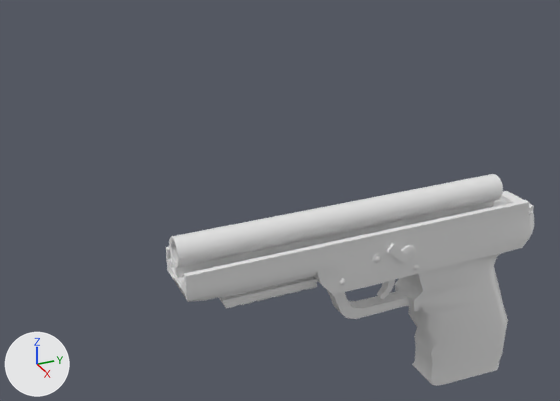
Renders of the FBX model Assets/6v6Shooter/Meshes/Weapons/Secondary Weapons/PS/[Pistol] FN Five - Eight/[Pistol] FN Five - Eight.fbx from each side of a commit.
Both versions are drawn from a camera (50 mm lens) standing at (0.407, -0.266, 0.276) and looking at (-0.021, -0.074, 0.062). The axes (+X, +Y, +Z) are drawn at lower left. The lights are the same throughout. Vertices at the same position are counted once.

The older version as bpy lines, for what is in view:
```python
me_base___fn_five___eight = bpy.data.meshes.new('Base - FN Five - Eight')
me_base___fn_five___eight.from_pydata(...)  # 1220 vertices, 1215 faces; spans x -4.01..5.29, y -3.54..2.1, z -0.79..0.75
me_base___fn_five___eight.materials.append(mat_m_scar)  # its picture is missing
ob_base___fn_five___eight = bpy.data.objects.new('Base - FN Five - Eight', me_base___fn_five___eight)
ob_base___fn_five___eight.location = (0.0, 0.0, 0.0)
ob_base___fn_five___eight.rotation_euler = (1.571, 0.0, -1.571)  # degrees (90, 0, -90)
ob_base___fn_five___eight.scale = (0.0291, 0.0291, 0.0291)
```
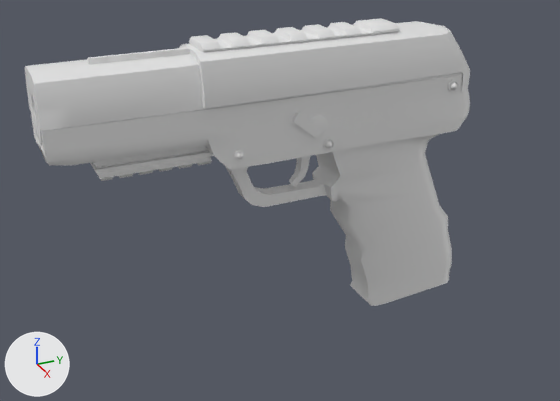
The edits, one by one:
me_base___fn_five___eight is used by ob_base___fn_five___eight; location (0.0, 0.0, 0.0); rotation (1.571, 0.0, -1.571), in degrees (90, 0, -90); scale (0.0291, 0.0291, 0.0291).
me_base___fn_five___eight had 1220 vertices, 1215 faces and spanned x -4.01..5.29, y -3.54..2.1, z -0.79..0.75.
me_base___fn_five___eight now has 1951 vertices, 2024 faces and spans x -2.31..2.4, y -1.36..17.93, z -4.77..22.41.
me_base___fn_five___eight part 1: the loose piece of 20 vertices spanning x -0.32..0.22, y -0.68..0.39, z -0.15..0.15 is turned -90 degrees about the y axis through its middle and scaled by 2.91, then moved by (0.05, 9.78, 6.86).
me_base___fn_five___eight part 2: the loose piece of 147 vertices spanning x 1.91..4.58, y 0.27..0.96, z -0.41..0.39 is turned -90 degrees about the y axis through its middle and scaled by 2.91, then moved by (-3.21, 11.24, 16.47).
me_base___fn_five___eight part 3: the loose piece of 69 vertices spanning x -2.99..5.29, y 1.13..2.1, z -0.33..0.33 is turned -90 degrees about the y axis through its middle and scaled by 2.91, then moved by (-1.15, 13.14, 10.35).
me_base___fn_five___eight part 4: the loose piece of 37 vertices spanning x -0.3..0.16, y 0.66..1.11, z -0.73..-0.68 is turned -90 degrees about the y axis through its middle and scaled by 2.91, then moved by (2.14, 11.75, 7.51).
me_base___fn_five___eight part 5: the loose piece of 73 vertices spanning x 0.62..0.87, y 0.8..1.06, z -0.75..-0.69 is multiplied about its middle by the matrix ((0.0, 0.0, -6.794), (0.0, 2.912, 0.0), (2.912, 0.0, 0.0)), then moved by (1.42, 13.01, -1.91).
me_base___fn_five___eight part 6: the loose piece of 85 vertices spanning x 1.53..1.73, y 0.43..0.64, z -0.76..-0.7 is multiplied about its middle by the matrix ((0.0, 0.0, -6.794), (0.0, 2.912, 0.0), (2.912, 0.0, 0.0)), then moved by (0.59, 11.08, 12.48).
me_base___fn_five___eight part 7: the loose piece of 16 vertices spanning x -0.1..0.5, y 0.67..1.24, z -0.79..-0.65 is turned -90 degrees about the y axis through its middle and scaled by 2.91, then moved by (1.9, 11.87, 8.31).
me_base___fn_five___eight part 8: the loose piece of 73 vertices spanning x 1.5..1.76, y 0.41..0.67, z 0.69..0.75 is multiplied about its middle by the matrix ((0.0, 0.0, 6.794), (0.0, 2.912, 0.0), (2.912, 0.0, 0.0)), then moved by (0.53, 10.85, 5.34).
me_base___fn_five___eight part 9: a new loose piece of 481 vertices spanning x -2.08..2.08, y -1.36..14.54, z -4.77..22.35, in mat_m_scar (its picture is missing).
me_base___fn_five___eight part 10: a new loose piece of 466 vertices spanning x -1.16..1.22, y 17.31..17.93, z 1.01..13.45, in mat_m_scar (its picture is missing).
me_base___fn_five___eight part 11: a new loose piece of 265 vertices spanning x -2.31..2.31, y 13.45..17.5, z -4.41..22.41, in mat_m_scar (its picture is missing).
me_base___fn_five___eight part 12: the loose piece of 481 vertices spanning x -4.01..5.27, y -3.54..1.54, z -0.71..0.71 is deleted.
Object 'Base - FN Five - Eight' (ob_base___fn_five___eight) turns from (90, 0, -90) to (90, 0, 0) degrees about x, y and z.
Object 'Base - FN Five - Eight' (ob_base___fn_five___eight) is rescaled from (0.0291, 0.0291, 0.0291) to (0.01, 0.01, 0.01).

What differs and where, as boxes (x1, y1, x2, y2) in the pictures (560 x 401 px; the box of a moved part takes in the faces that stretch with it):
'Base - FN Five - Eight', reshaped, turned, rescaled
    before: (166, 174, 534, 386)
    after: (25, 18, 470, 306)
part 1 of me_base___fn_five___eight, moved or reshaped
    before: (377, 280, 395, 300)
    after: (289, 156, 311, 187)
part 2 of me_base___fn_five___eight, moved or reshaped
    before: (218, 276, 318, 309)
    after: (90, 146, 214, 181)
part 3 of me_base___fn_five___eight, moved or reshaped
    before: (169, 174, 503, 278)
    after: (30, 90, 37, 129)
part 4 of me_base___fn_five___eight, moved or reshaped
    before: (401, 245, 416, 260)
    after: (310, 115, 328, 136)
part 5 of me_base___fn_five___eight, moved or reshaped
    before: (372, 254, 382, 264)
    after: (448, 80, 459, 92)
part 6 of me_base___fn_five___eight, moved or reshaped
    before: (339, 278, 347, 286)
    after: (235, 150, 245, 160)
part 7 of me_base___fn_five___eight, moved or reshaped
    before: (387, 244, 411, 264)
    after: (292, 112, 321, 138)
part 8 of me_base___fn_five___eight, moved or reshaped (not visible before)
    after: (323, 138, 335, 150)
part 9 of me_base___fn_five___eight, added
    after: (33, 75, 470, 306)
part 10 of me_base___fn_five___eight, added
    after: (189, 18, 399, 52)
part 11 of me_base___fn_five___eight, added
    after: (25, 21, 470, 146)
part 12 of me_base___fn_five___eight, deleted
    before: (166, 191, 534, 386)
